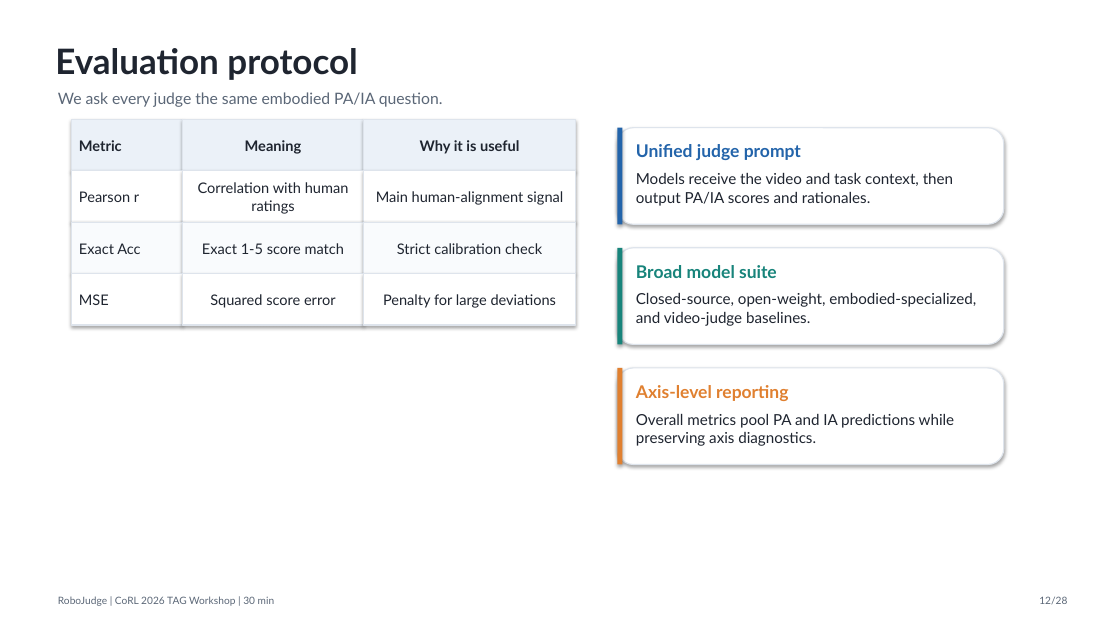
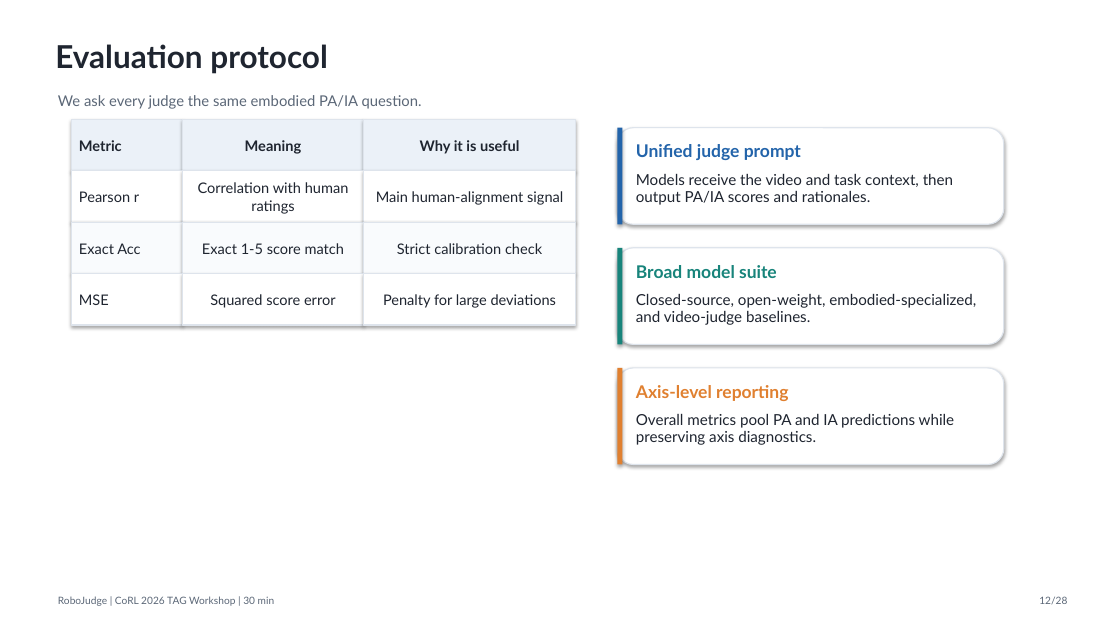
Before and after one commit to SiyuanMaCS/SiyuanMaCS.github.io, a slide deck: slide 12 of RoboJudge-slides/RoboJudge_CoRL_TAG_full_30min.pptx. Drawn at 1120x630 pixels with LibreOffice and Linux fonts; fonts in the diff are those of the drawing. Boxes give left, top, right and bottom in pixels: in the first picture for what was removed or moved away, otherwise in the second. Text is boxed around its words. In the diff, an @@ line names an element or a change of style, - is before the commit and + after.

Commit message:
Refresh RoboJudge workshop slides

```diff
--- a/RoboJudge-slides/RoboJudge_CoRL_TAG_full_30min.pptx
+++ b/RoboJudge-slides/RoboJudge_CoRL_TAG_full_30min.pptx
@@ text "Evaluation protocol" at (x1=55, y1=44, x2=327, y2=74): size 30 to 27 pt @@
@@ text "We ask every judge the ..." at (x1=58, y1=95, x2=422, y2=109): size 13.5 to 12.7 pt @@
```
Also in this commit, not shown: 27 other slides changed, 5 other files.
